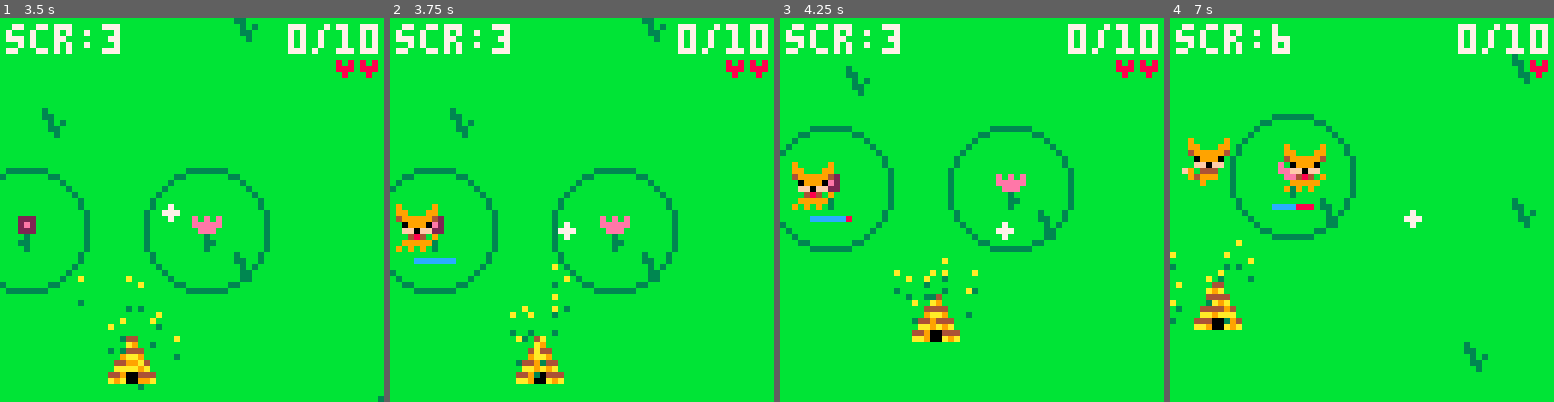
Above: before the commit, frames 1-4 (left to right).
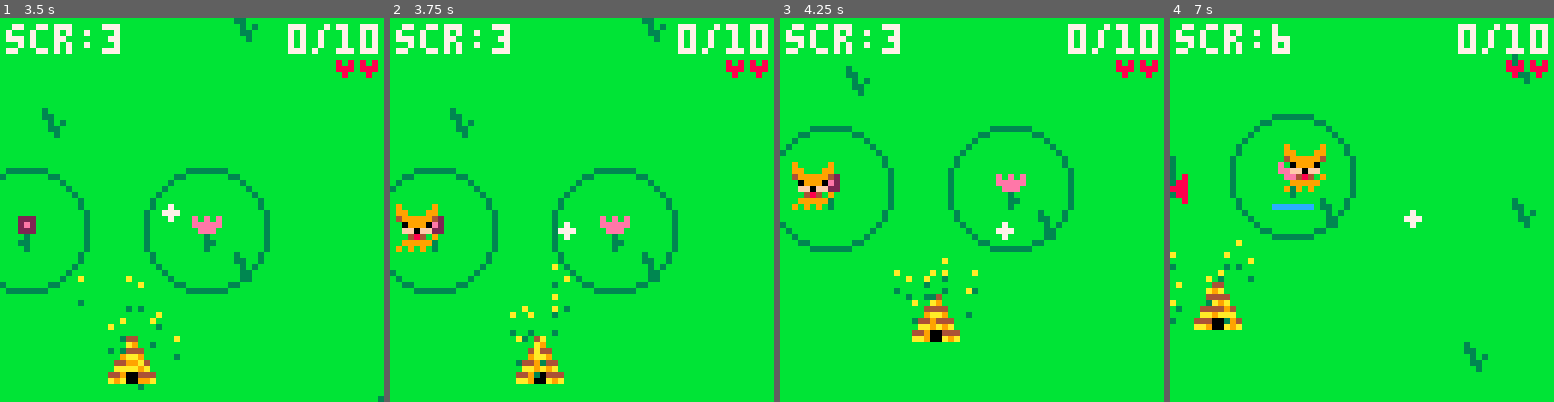
Above: after the commit, the same moments.

Repository: greysonp/swarm
Game: PICO-8 cartridge bees.p8
Two runs of this game, one before a commit and one after it. Both use one fixed random seed, a clock stepped at 60 frames per second and the inputs below.
Inputs:
- Up to frame 1 (3.5 s): tap X (X key) at 0.33, 1.07, 1.85, 2.97 s; tap O (Z key) at 0.7, 1.7, 2.1, 2.5, 2.9, 3.3 s; hold Right 1.6-2.1 s; hold Up 2.15-2.42 s; hold Right 2.47-3.03 s; hold Left from 3.08 s (still down)
- Up to frame 2 (3.75 s): release Left at 3.58 s; hold Down from 3.63 s (still down); tap O (Z key) at 3.7 s
- Up to frame 3 (4.25 s): release Down at 3.97 s; hold Right from 4.02 s (still down); tap X (X key) at 4.08 s; tap O (Z key) at 4.1 s
- Up to frame 4 (7 s): tap O (Z key) every 0.4 s from 4.5 to 6.9 s; release Right at 4.68 s; hold Up 4.73-5.03 s; hold Left 5.08-5.68 s; tap X (X key) at 5.2, 6.32 s; hold Down 5.73-6.03 s; hold Right 6.08-6.58 s; hold Right from 6.63 s (still down)

Frame 1 is identical in both runs. In frame 2, 0.2% of the frame differs, in the area x 6-18%, y 62-65%; in frame 3, 0.2%; in frame 4, 1.4%, in the area x 0-93%, y 10-50%.

Commit message:
Made drawindicator() reusable.

Diff:
--- a/bees.p8
+++ b/bees.p8
@@ -300,6 +300,34 @@
 function printcenter(s, y, color)
   local width = getstringwidth(s)
   print(s, cam.width/2 - width/2, y, color)
+end
+
+function drawindicator(target, top, bottom, left, right)
+  local diff = vsub(target.pos, newvector(cam.x + cam.width/2, cam.y + cam.height/2))
+  local sprite = 0
+  local x = 0
+  local y = 0
+  if abs(diff.x) > abs(diff.y) then
+    if diff.x <= 0 then
+      sprite = left
+      x = cam.x
+    else
+      sprite = right
+      x = cam.x + cam.width - 3
+    end
+    y = min(max(target.pos.y, cam.y), cam.y + cam.height - 5)
+  else
+    if diff.y <= 0 then
+      sprite = top
+      y = cam.y
+    else
+      sprite = bottom
+      y = cam.y + cam.height - 3
+    end
+    x = min(max(target.pos.x - 2, cam.x), cam.x + cam.width - 5)
+  end
+
+  spr(sprite, x, y)
 end
 
 -- ============================
@@ -633,7 +661,7 @@
   enemy.health = enemy.maxhealth
   enemy.healthbar = newhealthbar(enemy, -9)
   enemy.radius = 5
-  enemy.attackspeed = 5 -- 30
+  enemy.attackspeed = 30 -- 30
   enemy.walkspeed = 5 -- .25
   enemy.state = 0 -- 0 = normal, 1 = attacking, 2 = running
   enemy.flower = nil
@@ -682,36 +710,8 @@
 
     -- draw off-screen attack indicator
     if self.flower != nil and notoncamera(self.flower.pos.x, self.flower.pos.y, 5, 7) then
-      self:drawindicator()
-    end
-  end
-
-  function enemy:drawindicator()
-    local diff = vsub(self.flower.pos, newvector(cam.x + cam.width/2, cam.y + cam.height/2))
-    local sprite = 0
-    local x = 0
-    local y = 0
-    if abs(diff.x) > abs(diff.y) then
-      if diff.x <= 0 then
-        sprite = 128
-        x = cam.x
-      else
-        sprite = 129
-        x = cam.x + cam.width - 3
-      end
-      y = min(max(self.flower.pos.y, cam.y), cam.y + cam.height - 5)
-    else
-      if diff.y <= 0 then
-        sprite = 130
-        y = cam.y
-      else
-        sprite = 131
-        y = cam.y + cam.height - 3
-      end
-      x = min(max(self.flower.pos.x - 2, cam.x), cam.x + cam.width - 5)
-    end
-
-    spr(sprite, x, y)
+      drawindicator(self.flower, 130, 131, 128, 129)
+    end
   end
 
   function enemy:attackifpossible()
@@ -1049,11 +1049,11 @@
 00000000000000000000000000000000000000000000000000000000000000000000000000000000000000000000000000000000000000000000000000000000
 00000000000000000000000000000000000000000000000000000000000000000000000000000000000000000000000000000000000000000000000000000000
 00000000000000000000000000000000000000000000000000000000000000000000000000000000000000000000000000000000000000000000000000000000
-00000000000000000000000000000000000000000000000000000000000000000000000000000000000000000000000000000000000000000000000000000000
-00000000000000000000000000000000000000000000000000000000000000000000000000000000000000000000000000000000000000000000000000000000
-00000000000000000000000000000000000000000000000000000000000000000000000000000000000000000000000000000000000000000000000000000000
-00000000000000000000000000000000000000000000000000000000000000000000000000000000000000000000000000000000000000000000000000000000
-00000000000000000000000000000000000000000000000000000000000000000000000000000000000000000000000000000000000000000000000000000000
+00300000300000000030000033333000000000000000000000000000000000000000000000000000000000000000000000000000000000000000000000000000
+03300000330000000333000003330000000000000000000000000000000000000000000000000000000000000000000000000000000000000000000000000000
+33300000333000003333300000300000000000000000000000000000000000000000000000000000000000000000000000000000000000000000000000000000
+03300000330000000000000000000000000000000000000000000000000000000000000000000000000000000000000000000000000000000000000000000000
+00300000300000000000000000000000000000000000000000000000000000000000000000000000000000000000000000000000000000000000000000000000
 00000000000000000000000000000000000000000000000000000000000000000000000000000000000000000000000000000000000000000000000000000000
 00000000000000000000000000000000000000000000000000000000000000000000000000000000000000000000000000000000000000000000000000000000
 00000000000000000000000000000000000000000000000000000000000000000000000000000000000000000000000000000000000000000000000000000000
